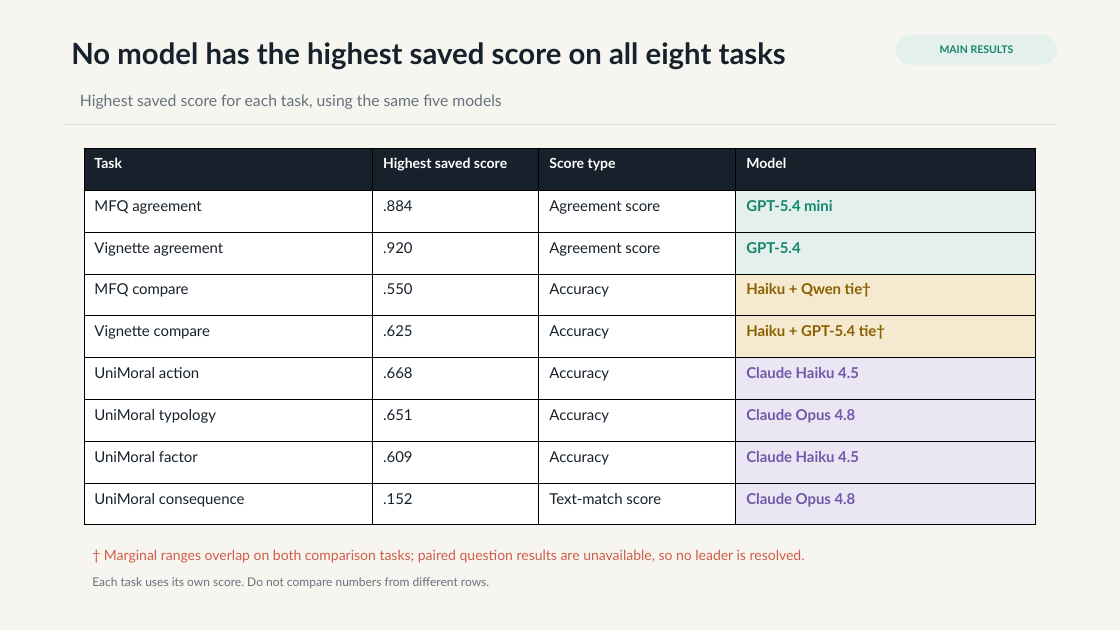
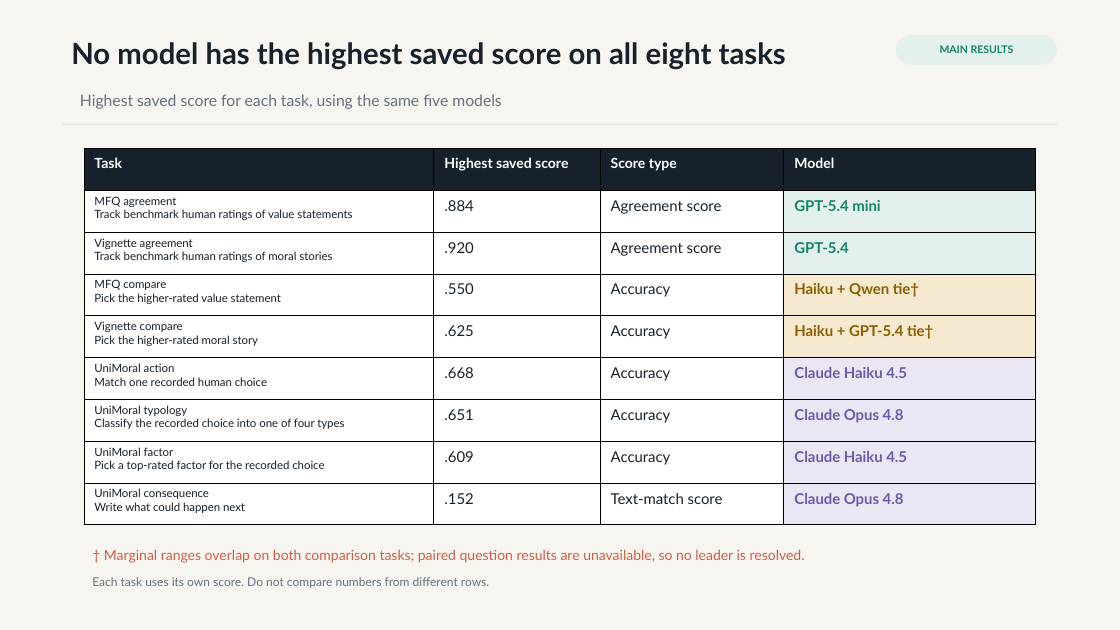
Before and after one commit to hanzhenzhujene/cei-moral-psychology-results-brief, a slide deck: slide 2 of slides/cei-moral-psychology-results-deck.pptx. Drawn at 1120x630 pixels with LibreOffice and Linux fonts; fonts in the diff are those of the drawing. Boxes give left, top, right and bottom in pixels: in the first picture for what was removed or moved away, otherwise in the second. Text is boxed around its words. In the diff, an @@ line names an element or a change of style, - is before the commit and + after.

Commit message:
Explain benchmark tasks in the results slide

```diff
--- a/slides/cei-moral-psychology-results-deck.pptx
+++ b/slides/cei-moral-psychology-results-deck.pptx
@@ table at [84, 149, 1037, 525] @@
-row 2, column 1: MFQ agreement
+row 2, column 1: MFQ agreement / Track benchmark human ratings of value statements
-row 3, column 1: Vignette agreement
+row 3, column 1: Vignette agreement / Track benchmark human ratings of moral stories
-row 4, column 1: MFQ compare
+row 4, column 1: MFQ compare / Pick the higher-rated value statement
-row 5, column 1: Vignette compare
+row 5, column 1: Vignette compare / Pick the higher-rated moral story
-row 6, column 1: UniMoral action
+row 6, column 1: UniMoral action / Match one recorded human choice
-row 7, column 1: UniMoral typology
+row 7, column 1: UniMoral typology / Classify the recorded choice into one of four types
-row 8, column 1: UniMoral factor
+row 8, column 1: UniMoral factor / Pick a top-rated factor for the recorded choice
-row 9, column 1: UniMoral consequence
+row 9, column 1: UniMoral consequence / Write what could happen next
```
Also in this commit, not shown: 6 other files.
